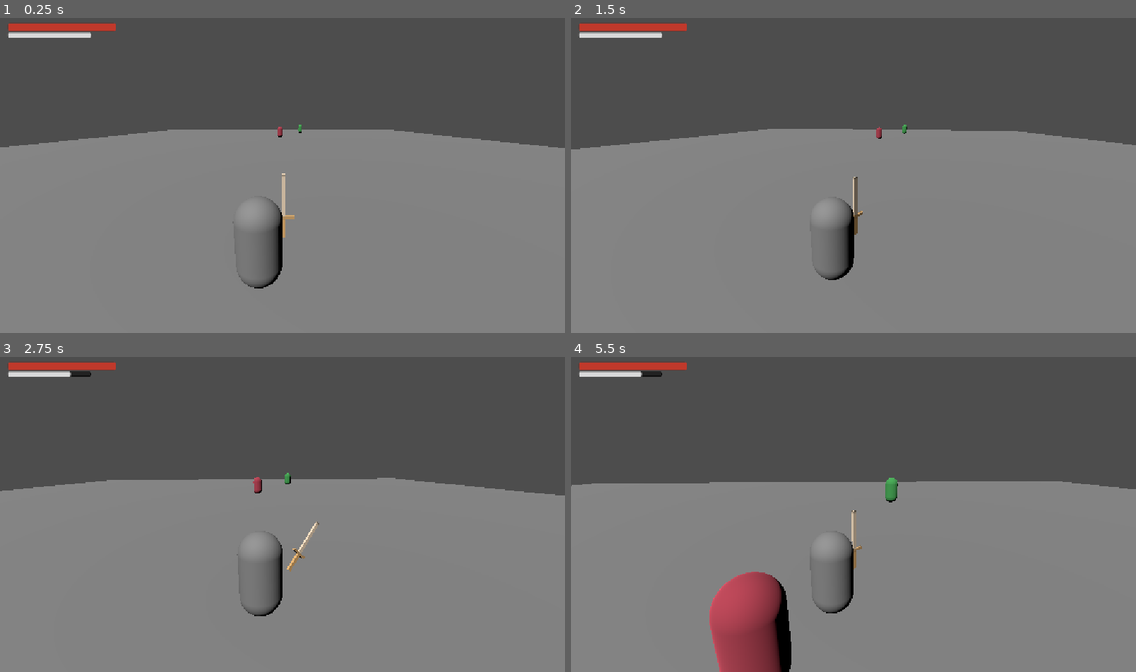
Above: before the commit, frames 1-4 (two rows, left to right).
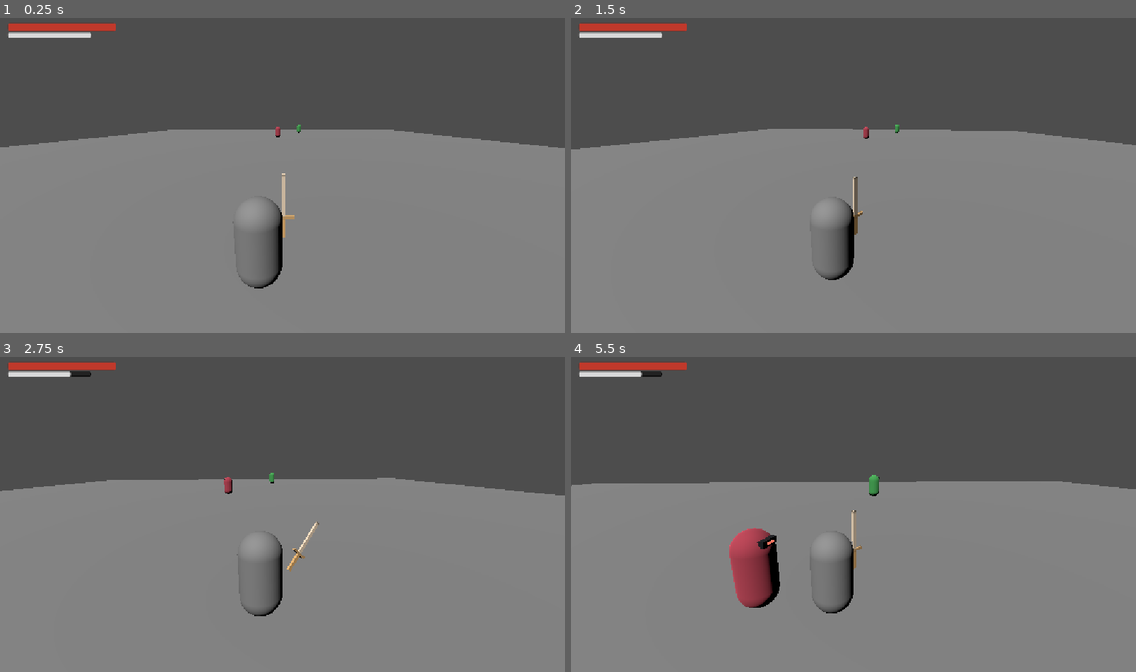
Above: after the commit, the same moments.

Repository: felipeallen20/valero-arpg
Game: Godot game, scene res://scenes/world.tscn
Two runs of this game, one before a commit and one after it. Both use one fixed random seed, a clock stepped at 60 frames per second and the inputs below.
Inputs (mouse positions are in pixels of both pictures, inside the frame that each line leads up to):
- Up to frame 1 (0.25 s): no input
- Up to frame 2 (1.5 s): tap Enter at 0.5 s; move the mouse to (881, 172) at 0.52 s; press the mouse at (881, 172) at 0.53 s; hold W (forward) from 0.53 s (still down); tap Space (jump) at 0.77 s; move the mouse to (825, 175) at 1.27 s; release the mouse at (825, 175) at 1.28 s; click (825, 175) at 1.35 s
- Up to frame 3 (2.75 s): keep holding W (forward); tap Space (jump) at 1.52 s; move the mouse to (293, 508) at 2.02 s; press the mouse at (293, 508) at 2.03 s; tap Shift (dodge) at 2.1 s
- Up to frame 4 (5.5 s): keep holding W (forward); move the mouse to (847, 517) at 2.77 s; release the mouse at (847, 517) at 2.78 s; tap Ctrl (sprint) at 2.85 s; tap Space (jump) at 3.02, 3.77, 4.52 s; click (847, 517) at 3.05 s; move the mouse to (893, 517) at 3.52 s; press the mouse at (893, 517) at 3.53 s; move the mouse to (808, 508) at 4.27 s; release the mouse at (808, 508) at 4.28 s; click (808, 508) at 4.35 s; move the mouse to (859, 514) at 5.02 s; press the mouse at (859, 514) at 5.03 s; tap Shift (dodge) at 5.1 s

The runs differ from the first frame. In frame 1, less than 0.1% of the frame differs, in the area x 48-54%, y 33-38%; in frame 2, 0.1%; in frame 3, 0.2%; in frame 4, 5.2%, in the area x 24-58%, y 37-100%.

Commit message:
Now the enemies prowl following a movement pattern

Diff:
--- /dev/null
+++ b/valero/scenes/enemies/facing_indicator.tscn
@@ -0,0 +1,27 @@
+[gd_scene format=3]
+
+[sub_resource type="BoxMesh" id="BoxMesh_visor"]
+size = Vector3(0.44, 0.16, 0.14)
+
+[sub_resource type="StandardMaterial3D" id="StandardMaterial3D_visor"]
+albedo_color = Color(0.07, 0.08, 0.1, 1)
+
+[sub_resource type="BoxMesh" id="BoxMesh_eye"]
+size = Vector3(0.2, 0.06, 0.05)
+
+[sub_resource type="StandardMaterial3D" id="StandardMaterial3D_eye"]
+albedo_color = Color(0.8, 0.95, 1, 1)
+emission_enabled = true
+emission = Color(0.6, 0.85, 1, 1)
+emission_energy_multiplier = 1.5
+
+[node name="FacingIndicator" type="Node3D"]
+
+[node name="Visor" type="MeshInstance3D" parent="."]
+mesh = SubResource("BoxMesh_visor")
+surface_material_override/0 = SubResource("StandardMaterial3D_visor")
+
+[node name="Eye" type="MeshInstance3D" parent="."]
+transform = Transform3D(1, 0, 0, 0, 1, 0, 0, 0, 1, 0, 0, -0.075)
+mesh = SubResource("BoxMesh_eye")
+surface_material_override/0 = SubResource("StandardMaterial3D_eye")
--- a/valero/scenes/enemy.tscn
+++ b/valero/scenes/enemy.tscn
@@ -2,6 +2,7 @@
 
 [ext_resource type="Script" uid="uid://4qnwyajakm1s" path="res://scripts/enemies/enemy.gd" id="1_7p1mj"]
 [ext_resource type="Script" uid="uid://5fl5kcfj1p7c" path="res://scripts/enemies/UI/health_bar_3d.gd" id="2_md0e3"]
+[ext_resource type="PackedScene" path="res://scenes/enemies/facing_indicator.tscn" id="3_facin"]
 
 [sub_resource type="CapsuleMesh" id="CapsuleMesh_nb4d6"]
 
@@ -19,6 +20,9 @@
 mesh = SubResource("CapsuleMesh_nb4d6")
 surface_material_override/0 = SubResource("StandardMaterial3D_wwd58")
 
+[node name="FacingIndicator" parent="." instance=ExtResource("3_facin")]
+transform = Transform3D(1, 0, 0, 0, 1, 0, 0, 0, 1, 0, 0.75, -0.43)
+
 [node name="CollisionShape3D" type="CollisionShape3D" parent="." unique_id=1183101584]
 shape = SubResource("CapsuleShape3D_t2dqk")
 
--- a/valero/scenes/enemy_ranged.tscn
+++ b/valero/scenes/enemy_ranged.tscn
@@ -4,6 +4,7 @@
 [ext_resource type="Script" uid="uid://5fl5kcfj1p7c" path="res://scripts/enemies/UI/health_bar_3d.gd" id="2_rnge2"]
 [ext_resource type="Script" path="res://scripts/weapons/practice_gun.gd" id="3_rnge3"]
 [ext_resource type="PackedScene" path="res://scenes/weapons/projectile.tscn" id="4_rnge4"]
+[ext_resource type="PackedScene" path="res://scenes/enemies/facing_indicator.tscn" id="5_facin"]
 
 [sub_resource type="CapsuleMesh" id="CapsuleMesh_rnge"]
 
@@ -21,6 +22,9 @@
 mesh = SubResource("CapsuleMesh_rnge")
 surface_material_override/0 = SubResource("StandardMaterial3D_rnge")
 
+[node name="FacingIndicator" parent="." instance=ExtResource("5_facin")]
+transform = Transform3D(1, 0, 0, 0, 1, 0, 0, 0, 1, 0, 0.75, -0.43)
+
 [node name="CollisionShape3D" type="CollisionShape3D" parent="."]
 shape = SubResource("CapsuleShape3D_rnge")
 
--- a/valero/scenes/world.tscn
+++ b/valero/scenes/world.tscn
@@ -28,9 +28,13 @@
 
 [node name="Enemy" parent="." unique_id=703695394 instance=ExtResource("3_4wyf3")]
 transform = Transform3D(-1, 0, 0, 0, 1, 0, 0, 0, -1, 0, 1.2, -8)
+patrol_pattern = 1
+patrol_points = PackedVector3Array(-4, 0, 0, 4, 0, 0)
 
 [node name="EnemyRanged" parent="." unique_id=1653472088 instance=ExtResource("5_rnge3")]
 transform = Transform3D(-1, 0, 0, 0, 1, 0, 0, 0, -1, 5, 1.2, -20)
+patrol_pattern = 2
+patrol_points = PackedVector3Array(-3, 0, -3, 3, 0, -3, 3, 0, 3, -3, 0, 3)
 
 [node name="HUD" parent="." unique_id=1768720518 instance=ExtResource("4_k0juu")]
 
--- a/valero/scripts/enemies/enemy.gd
+++ b/valero/scripts/enemies/enemy.gd
@@ -1,11 +1,11 @@
 class_name Enemy
 extends EnemyBase
 
-## Enemigo cuerpo a cuerpo: espera en reposo hasta ver al jugador dentro de su
-## cono de visión, lo persigue y golpea a corta distancia. La detección solo
-## ocurre una vez: a partir de ahí lo trackea aunque pierda el contacto visual.
-## La vida, el daño recibido y la localización/orientación del jugador
-## viven en EnemyBase.
+## Enemigo cuerpo a cuerpo: merodea su zona (patrulla) hasta ver al jugador
+## dentro de su cono de visión, lo persigue y golpea a corta distancia. La
+## detección solo ocurre una vez: a partir de ahí lo trackea aunque pierda el
+## contacto visual. La vida, el daño recibido y la localización/orientación
+## del jugador viven en EnemyBase.
 
 enum State { IDLE, CHASE, ATTACK, DEAD }
 
@@ -44,11 +44,12 @@
 
 	match _state:
 		State.IDLE:
-			# Quieto y sin encarar al jugador: si lo encarase, su cono de
-			# visión apuntaría siempre a él y detectar sería solo distancia.
-			velocity.x = 0.0
-			velocity.z = 0.0
+			# Merodea su zona (o mira alrededor si no tiene patrón) sin encarar
+			# al jugador: si lo encarase, su cono de visión apuntaría siempre a
+			# él y detectar sería solo distancia.
 			_try_detect_player()
+			if _state == State.IDLE:
+				_update_patrol(delta)
 		State.CHASE:
 			_chase_player(delta)
 			_try_start_attack()
--- a/valero/scripts/enemies/enemy_base.gd
+++ b/valero/scripts/enemies/enemy_base.gd
@@ -2,9 +2,10 @@
 extends CharacterBody3D
 
 ## Base común de los enemigos: vida, gravedad, daño recibido, números
-## de daño flotantes, muerte, localización/orientación hacia el jugador y su
+## de daño flotantes, muerte, localización/orientación hacia el jugador, su
 ## cono de visión (`vision_range` / `vision_angle`), que decide cuándo empiezan
-## a trackearlo. La IA concreta va en las clases hijas.
+## a trackearlo, y el merodeo (patrón de espera) con su indicador de mirada.
+## La IA concreta va en las clases hijas.
 
 signal died
 
@@ -19,6 +20,30 @@
 @export var vision_range := 12.0
 ## Ángulo total del cono de visión frontal, en grados (110 = ±55°).
 @export var vision_angle := 110.0
+## Distancia de "toque" (m): si el jugador está a esta distancia o menos, se
+## detecta sin mirar ni ángulo. Evita que un enemigo empuje al jugador sin
+## darse cuenta si tropieza con él.
+const VISION_TOUCH_DISTANCE := 1.2
+
+# --- Merodeo (comportamiento mientras no persigue a nadie) ---
+## STAND = quieto en su sitio mirando alrededor; PING_PONG = va y viene entre
+## los puntos; LOOP = los recorre en orden y vuelve al primero.
+enum PatrolPattern { STAND, PING_PONG, LOOP }
+
+@export_group("Merodeo")
+@export var patrol_pattern := PatrolPattern.STAND
+## Puntos del recorrido como desplazamientos respecto a la posición de
+## aparición (el eje Y se ignora: se camina en el plano).
+@export var patrol_points: PackedVector3Array = []
+## Velocidad al merodear (m/s). Suele ser menor que la de persecución.
+@export var patrol_speed := 1.5
+## Pausa en cada punto: se elige un valor al azar entre ambos (segundos).
+@export var patrol_wait_min := 1.0
+@export var patrol_wait_max := 3.0
+## Margen (± grados) de cada mirada alrededor mientras está quieto.
+@export var patrol_look_angle := 70.0
+## Segundos entre una mirada alrededor y la siguiente.
+@export var patrol_look_interval := 1.6
 
 @export_group("Vida")
 @export var max_health := 75.0
@@ -33,6 +58,22 @@
 # true desde que el jugador fue detectado por primera vez. La detección no se
 # olvida: una vez visto, el enemigo lo trackea aunque después salga del cono.
 var is_tracking := false
+
+# --- Estado del merodeo (solo lo usa la IA en reposo) ---
+# Punto de partida: los patrol_points son desplazamientos respecto a él.
+const PATROL_ARRIVE_DISTANCE := 0.5
+var _patrol_spawn_origin := Vector3.ZERO
+var _patrol_index := 0
+var _patrol_step := 1          # +1/-1: sentido del vaivén en PING_PONG.
+var _patrol_wait_left := 0.0
+var _look_yaw := 0.0           # Rumbo objetivo de la última mirada alrededor.
+var _look_timer := 0.0         # Tiempo hasta la siguiente mirada.
+
+# --- Indicador de mirada (ojo de la cara) ---
+# Su color comunica el estado: calmado o ya detectado.
+const EYE_COLOR_CALM := Color(0.8, 0.95, 1.0)
+const EYE_COLOR_ALERT := Color(1.0, 0.3, 0.25)
+@onready var _eye: MeshInstance3D = get_node_or_null("FacingIndicator/Eye") as MeshInstance3D
 
 
 func _ready() -> void:
@@ -40,6 +81,10 @@
 	_health_bar.set_ratio(1.0, false)
 	# Mantiene al enemigo pegado al suelo en pendientes y escalones pequeños.
 	floor_snap_length = 0.3
+	_patrol_spawn_origin = global_position
+	_look_yaw = rotation.y
+	_look_timer = randf() * patrol_look_interval
+	_setup_eye()
 	_resolve_player()
 
 
@@ -85,8 +130,8 @@
 	if _player == null or not _has_live_player():
 		return false
 	var distance := _flat_distance_to_player()
-	# Pegadísimo: da igual el ángulo, está encima y se ve.
-	if distance <= 0.05:
+	# Toque directo: da igual el ángulo o si se está de espaldas, se detecta.
+	if distance <= VISION_TOUCH_DISTANCE:
 		return true
 	if distance > vision_range:
 		return false
@@ -97,16 +142,108 @@
 ## El enemigo pasa a trackear al jugador. La detección es de por vida: no se
 ## resetea aunque el jugador vuelva a salir del cono de visión.
 func detect_player() -> void:
+	if is_tracking:
+		return
 	is_tracking = true
-
-
-# El frente del cuerpo es -Z (convención de Godot), misma fórmula que el Player.
-func _face_player(delta: float) -> void:
-	var direction := _direction_to_player()
+	# El ojo se enciende en rojo: se ve de un vistazo que ya te tiene.
+	_set_eye_color(EYE_COLOR_ALERT)
+
+
+## El frente del cuerpo es -Z (convención de Godot), misma fórmula que el
+## Player. Gira el cuerpo hacia una dirección (plana, sin alturas) con la
+## suavidad de turn_speed. Es la base de _face_player y del merodeo.
+func _face_direction(direction: Vector3, delta: float) -> void:
 	if direction == Vector3.ZERO:
 		return
 	var target_angle := atan2(-direction.x, -direction.z)
 	rotation.y = lerp_angle(rotation.y, target_angle, 1.0 - exp(-turn_speed * delta))
+
+
+func _face_player(delta: float) -> void:
+	_face_direction(_direction_to_player(), delta)
+
+
+# --- Merodeo ---
+# Lo usan las hijas mientras el jugador no esté detectado. Solo escribe
+# velocity X/Z: la gravedad y el desplazamiento los aplica cada hija.
+
+## true si hay un patrón con puntos que recorrer.
+func _has_patrol_route() -> bool:
+	return patrol_pattern != PatrolPattern.STAND and patrol_points.size() >= 2
+
+
+## Mueve el cuerpo por el patrón, o lo deja quieto mirando alrededor si no
+## hay ruta. Al llegar a un punto hace una pausa aleatoria y echa una mirada.
+func _update_patrol(delta: float) -> void:
+	if not _has_patrol_route() or _patrol_wait_left > 0.0:
+		if _patrol_wait_left > 0.0:
+			_patrol_wait_left -= delta
+		velocity.x = 0.0
+		velocity.z = 0.0
+		_idle_look_around(delta)
+		return
+
+	var target := _patrol_spawn_origin + patrol_points[_patrol_index]
+	var to_target := target - global_position
+	to_target.y = 0.0
+	if to_target.length() <= PATROL_ARRIVE_DISTANCE:
+		_next_patrol_point()
+		return
+	var direction := to_target.normalized()
+	velocity.x = direction.x * patrol_speed
+	velocity.z = direction.z * patrol_speed
+	_face_direction(direction, delta)
+
+
+## Elige el punto siguiente según el patrón y prepara la pausa del nuevo punto.
+func _next_patrol_point() -> void:
+	match patrol_pattern:
+		PatrolPattern.PING_PONG:
+			if _patrol_index >= patrol_points.size() - 1:
+				_patrol_step = -1
+			elif _patrol_index <= 0:
+				_patrol_step = 1
+			_patrol_index = clampi(_patrol_index + _patrol_step, 0, patrol_points.size() - 1)
+		PatrolPattern.LOOP:
+			_patrol_index = (_patrol_index + 1) % patrol_points.size()
+	_patrol_wait_left = randf_range(patrol_wait_min, patrol_wait_max)
+	# Fuerza una mirada nueva justo al parar.
+	_look_timer = 0.0
+
+
+## Mirada alrededor: cada cierto tiempo elige un rumbo nuevo (dentro de
+## ±patrol_look_angle del actual) y gira hacia él despacio. Es lo que rompe la
+## sensación de que el enemigo es un cápsula clavada mirando al vacío.
+func _idle_look_around(delta: float) -> void:
+	_look_timer -= delta
+	if _look_timer <= 0.0:
+		_look_timer = patrol_look_interval * randf_range(0.7, 1.4)
+		_look_yaw = rotation.y + deg_to_rad(randf_range(-patrol_look_angle, patrol_look_angle))
+	rotation.y = lerp_angle(rotation.y, _look_yaw, 1.0 - exp(-turn_speed * 0.4 * delta))
+
+
+# --- Indicador de mirada ---
+## Cada enemigo necesita su propio material de ojo: los recursos de las escenas
+## se comparten, así que sin duplicarlo cambiar el color de uno cambiaría a todos.
+func _setup_eye() -> void:
+	if _eye == null:
+		return
+	var mat := _eye.get_surface_override_material(0) as StandardMaterial3D
+	if mat == null:
+		return
+	_eye.set_surface_override_material(0, mat.duplicate() as StandardMaterial3D)
+	_set_eye_color(EYE_COLOR_CALM)
+
+
+func _set_eye_color(color: Color) -> void:
+	if _eye == null:
+		return
+	var mat := _eye.get_surface_override_material(0) as StandardMaterial3D
+	if mat == null:
+		return
+	mat.albedo_color = color
+	if mat.emission_enabled:
+		mat.emission = color
 
 
 ## Sin IA propia el cuerpo solo aplica gravedad y se queda quieto; las
--- a/valero/scripts/enemies/enemy_ranged.gd
+++ b/valero/scripts/enemies/enemy_ranged.gd
@@ -1,12 +1,13 @@
 class_name EnemyRanged
 extends EnemyBase
 
-## Enemigo a distancia (cápsula verde). No persigue: espera en reposo hasta
-## detectar al jugador en su cono de visión y, a partir de ahí, usa un arma a
-## distancia sin modelo ni textura (el nodo Weapon, que es quien tiene las
-## propiedades de daño, cadencia y alcance) para lanzar proyectiles visibles
-## mientras el jugador esté vivo y dentro del rango del arma. Si el jugador
-## sale de ese rango, el enemigo deja de atacar pero sigue trackeándolo.
+## Enemigo a distancia (cápsula verde). No persigue: merodea su zona siguiendo
+## su patrón de patrulla hasta detectar al jugador en su cono de visión y, a
+## partir de ahí, se queda quieto y encarado a él, usando un arma a distancia
+## sin modelo ni textura (el nodo Weapon, que es quien tiene las propiedades de
+## daño, cadencia y alcance) para lanzar proyectiles visibles mientras el
+## jugador esté vivo y dentro del rango del arma. Si el jugador sale de ese
+## rango, el enemigo deja de atacar pero sigue trackeándolo.
 
 @onready var _weapon: RangedWeapon = $Weapon
 
@@ -19,20 +20,29 @@
 
 
 func _physics_process(delta: float) -> void:
-	if not is_dead() and _has_live_player():
-		# Sin detectar: solo vigila su cono, sin encarar ni apuntar al jugador.
-		if not is_tracking:
-			if can_see_player():
-				detect_player()
-		else:
-			# Trackeando: siempre encarado al jugador; apunta y dispara solo
-			# mientras esté además dentro del rango del arma.
-			_face_player(delta)
-			if _in_weapon_range():
-				_aim_weapon()
-				# El arma limita su propia cadencia (attack_speed): llamar cada
-				# frame solo marca el ritmo al salir de rango.
-				_weapon.attack()
+	var live := not is_dead() and _has_live_player()
+	if live and not is_tracking and can_see_player():
+		detect_player()
+
+	if live and is_tracking:
+		# Ya no merodea: quieto y encarado al jugador; apunta y dispara solo
+		# mientras esté además dentro del rango del arma.
+		velocity.x = 0.0
+		velocity.z = 0.0
+		_face_player(delta)
+		if _in_weapon_range():
+			_aim_weapon()
+			# El arma limita su propia cadencia (attack_speed): llamar cada
+			# frame solo marca el ritmo al salir de rango.
+			_weapon.attack()
+	elif live:
+		# Sin detectar: vigila su cono de visión y merodea su zona.
+		_update_patrol(delta)
+	else:
+		# Sin jugador vivo: quieto en el sitio donde estaba.
+		velocity.x = 0.0
+		velocity.z = 0.0
+
 	# Gravedad y apoyo en el suelo (comportamiento de EnemyBase). Siempre,
 	# también antes de detectar, para que no se despegue del suelo.
 	super._physics_process(delta)
Not shown, changed: valero/docs/scripts.md
